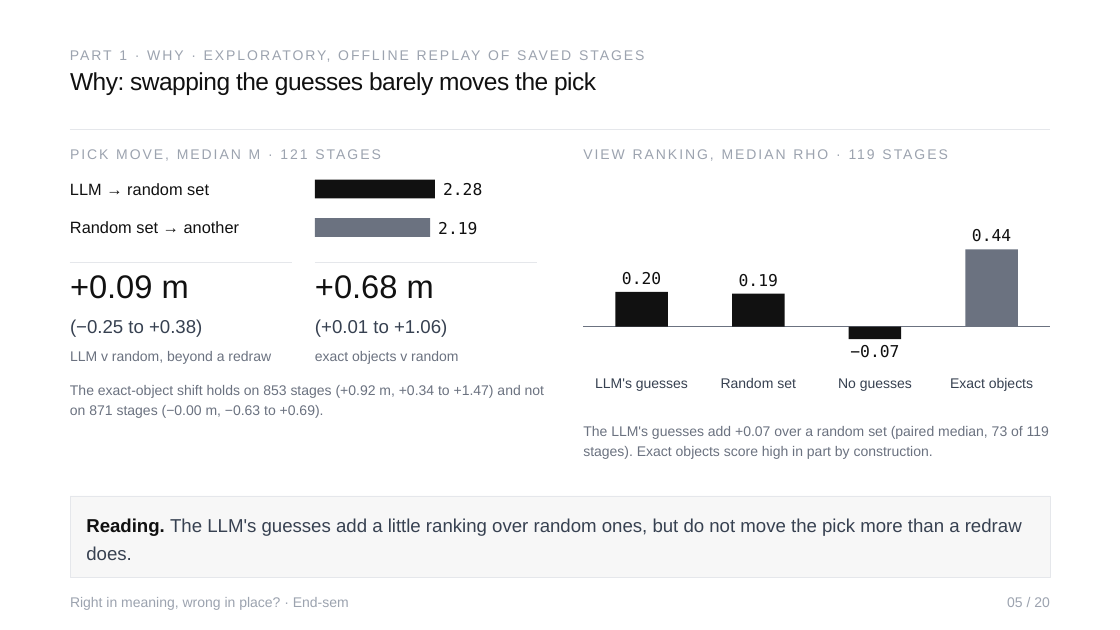
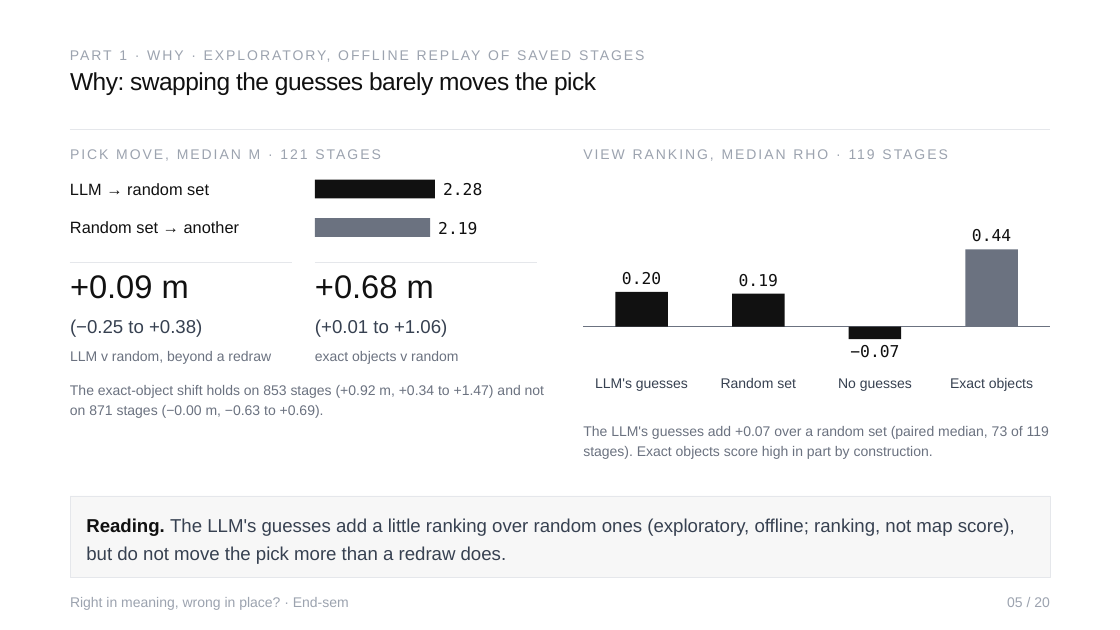
Before and after one commit to Sher110106/validity-aware-active-semantic-exploration, a slide deck: slide 5 of docs/endsem_2026-11/ASP_Endsem.pptx. Drawn at 1120x630 pixels with LibreOffice and Linux fonts; fonts in the diff are those of the drawing. Boxes give left, top, right and bottom in pixels: in the first picture for what was removed or moved away, otherwise in the second. Text is boxed around its words. In the diff, an @@ line names an element or a change of style, - is before the commit and + after.

```diff
--- a/docs/endsem_2026-11/ASP_Endsem.pptx
+++ b/docs/endsem_2026-11/ASP_Endsem.pptx
@@ text in rectangle at box(86, 518, 1015, 564): text changed @@
-Reading. The LLM's guesses add a little ranking over random ones, but do not move the pick more than a redraw does.
+Reading. The LLM's guesses add a little ranking over random ones (exploratory, offline; ranking, not map score), but do not move the pick more than a redraw does.
```
Also in this commit, not shown: 5 other slides changed, 8 other files.
